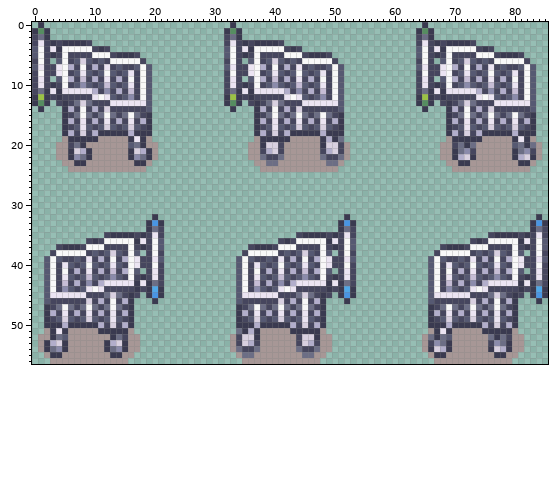
Edited in one commit: sprite sheet (AiBJha.png). The picture above was drawn from the file before the commit.
The file is 172x114 pixels, drawn in blocks of 2x2; one block is one cell here.
After:
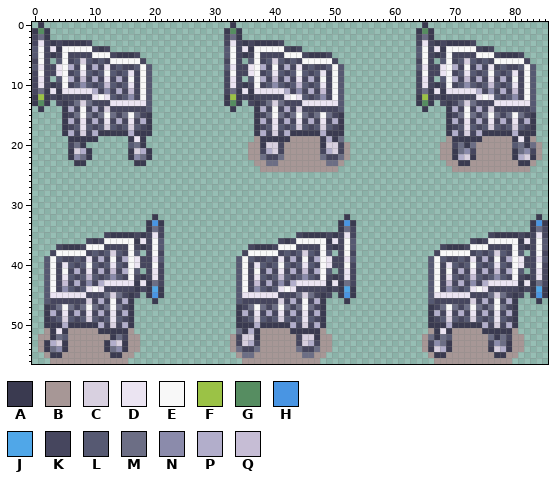
Palette (. is transparent): A #3a3a50  B #a79796  C #d8d0e0  D #ebe4f2  E #f8f8f8  F #9bc246  G #568d61  H #4995e3  J #50a7e8  K #46465e  L #565972  M #6c6e85  N #8b8bab  P #b2aecb  Q #c6bdd5
The edit:
y 19: x 5 B -> .; x 11..15 BBBBB -> .....; x 19 B -> .
y 20: x 4..5 BB -> ..; x 9..15 BBBBBBB -> .......; x 19..20 BB -> ..
y 21..22: x 4..5 BB -> ..; x 10..15 BBBBBB -> ......; x 20 B -> .
y 23: x 5..6 BB -> ..; x 9..16 BBBBBBBB -> ........; x 19 B -> .
y 24: x 6..18 BBBBBBBBBBBBB -> .............
Changed places in both pictures, as pixel boxes (x1, y1, x2, y2):
erased: (56, 136, 158, 172)
